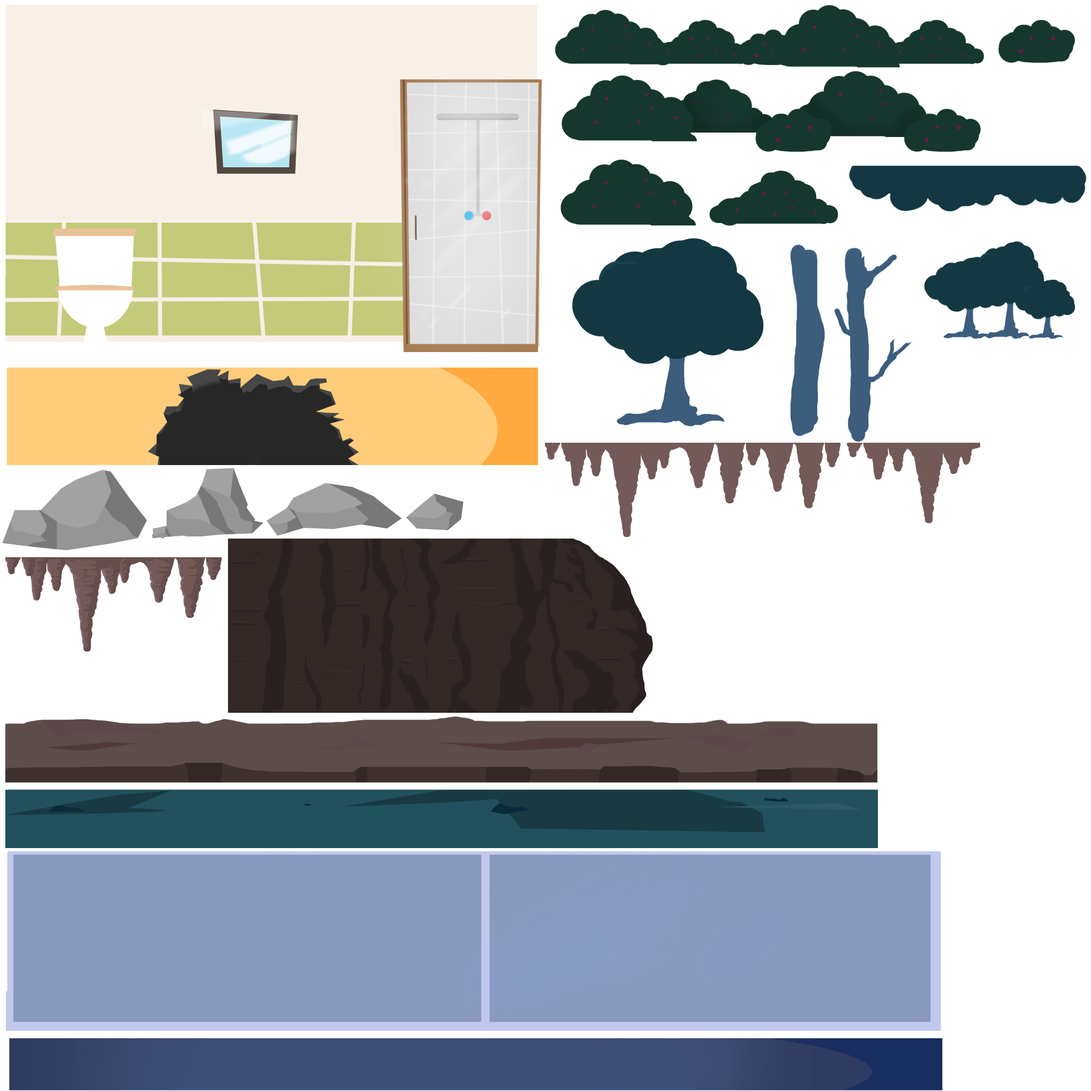
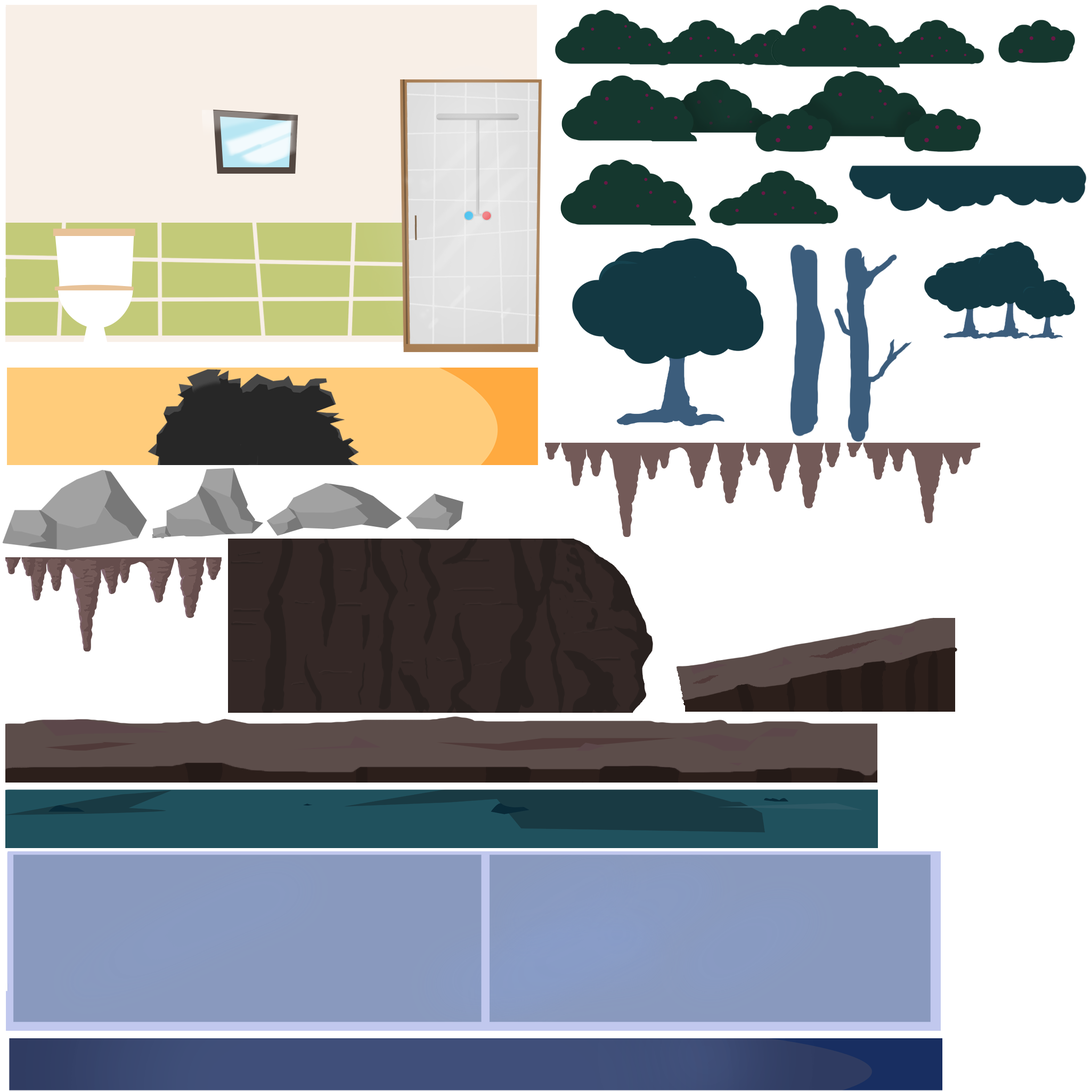
Layer changes from the first 1091 x 1091 image to the second:
added layer "Layer 4 copy" in group "Floor" over box(676, 617, 959, 713)
renamed "Layer 1" to "Layer 4", painted on it over box(5, 724, 878, 783)
